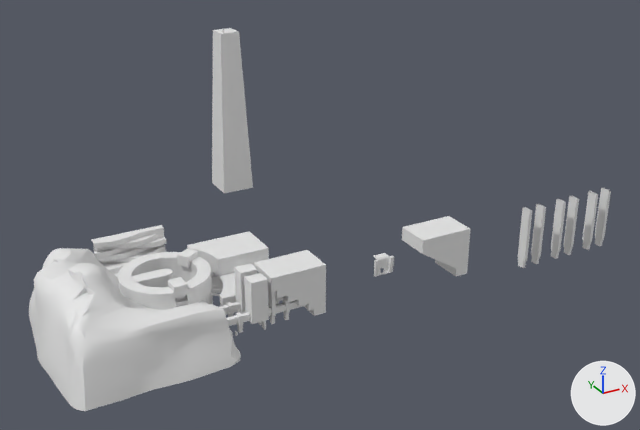
An edit to the Blender file Assets/Models/City/CityNewMaster.blend, drawn before and after from the same camera.
One viewpoint serves both versions: a 50 mm lens placed at (-148.0, -355.0, 233.0), pointed at (77.0, 53.0, 29.0). The lights are fixed; the arrows at lower right show +X, +Y and +Z.
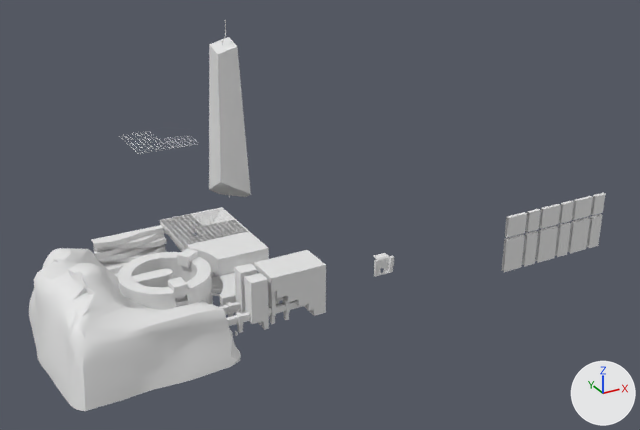
ob_plane_011 is not drawn itself; it is used by a modifier of ob_plane_009.

Edits to the bpy script that builds the scene:
```text
Change me_cube_025:
    where me_cube_025.from_pydata(...)  # 8 vertices, 6 faces; spans x -10.0..10.0, y -10.0..10.0, z 0.0..100.0
    verts and faces of me_cube_025; kept vertices keep their numbers, new ones are numbered from 8
    me_cube_025 part 1
    add delete_vertices([*range(0, 8)])  # with the faces that use them
    add verts[8] = (9.7, 10.1, 0.0)
    add verts[9] = (-6.6, -6.1, 93.0)  # pixel (217, 54)
    add verts[10] = (-6.5, 6.3, 96.4)  # pixel (209, 44)
    add verts[11] = (5.7, 6.1, 99.6)  # pixel (228, 36)
    add verts[12] = (5.8, -6.0, 96.4)  # pixel (237, 46)
    add verts[13] = (-10.1, 10.0, 4.5)  # pixel (209, 189)
    add verts[14] = (-3.0, 10.1, 0.0)  # pixel (219, 194)
    add verts[15] = (9.7, -2.5, 0.0)  # pixel (246, 197)
    add verts[16] = (9.5, -9.7, 4.5)  # pixel (250, 194)
    add verts[17] = (-9.7, -9.2, 16.0)  # pixel (220, 182)
    add faces += [(8, 15, 14), (9, 12, 11, 10), (8, 14, 13, 10, 11), (9, 10, 13, 17), (9, 17, 16, 12), (8, 11, 12, 16, 15)]
    add faces += [(13, 14, 15, 16, 17)]
Remove ob_cube_091:
    ob_cube_091 = bpy.data.objects.new('Cube.091', me_cube_062)
Remove ob_cube_090:
    ob_cube_090 = bpy.data.objects.new('Cube.090', me_cube_062)
Remove ob_cube_078:
    ob_cube_078 = bpy.data.objects.new('Cube.078', me_cube_053)
Remove ob_cube_062:
    ob_cube_062 = bpy.data.objects.new('Cube.062', me_cube_052)
Remove ob_cube_061:
    ob_cube_061 = bpy.data.objects.new('Cube.061', me_cube_052)
Remove ob_cube_060:
    ob_cube_060 = bpy.data.objects.new('Cube.060', me_cube_052)
Remove ob_cube_059:
    ob_cube_059 = bpy.data.objects.new('Cube.059', me_cube_052)
Remove ob_cube_058:
    ob_cube_058 = bpy.data.objects.new('Cube.058', me_cube_049)
Change ob_cube_026:
    ob_cube_026.location: (60.0, 140.0, 20.0) -> (50.0, 120.0, 20.0)
Change ob_cube_093:
    remove ob_cube_093.hide_set(True)  # its collection is switched off
Change ob_cube_092:
    remove ob_cube_092.hide_set(True)  # its collection is switched off
Change ob_cube_063:
    remove ob_cube_063.hide_set(True)  # its collection is switched off
Change ob_cube_088:
    remove ob_cube_088.hide_set(True)  # its collection is switched off
Change ob_cube_087:
    remove ob_cube_087.hide_set(True)  # its collection is switched off
Change ob_cube_083:
    remove ob_cube_083.hide_set(True)  # its collection is switched off
Add ob_plane_019:
    ob_plane_019 = bpy.data.objects.new('Plane.019', me_plane_023)  # 36 vertices, 0 faces, 34 loose edges; spans x -1.0..1.0, y -1.3..1.3, z 0.0..111.2; modifiers SKIN, SUBSURF
    ob_plane_019.location = (50.0, 120.0, 20.0)
Add ob_plane_009:
    ob_plane_009 = bpy.data.objects.new('Plane.009', me_plane_018)  # 1288 vertices, 1630 faces; spans x -1.0..38.4, y -1.0..38.4, z -10.0..0.0; modifiers BOOLEAN
    ob_plane_009.location = (1.0, 71.0, 20.0)
Add ob_plane_011:
    ob_plane_011 = bpy.data.objects.new('Plane.011', me_plane_020)  # 1217 vertices, 1152 faces; spans x 0.0..40.0, y 0.0..40.0, z -14.8..5.6
    ob_plane_011.location = (-0.0802, 69.43, 16.08)
    ob_plane_011.scale = (1.0, 1.0, 0.7)
Add ob_plane_010:
    ob_plane_010 = bpy.data.objects.new('Plane.010', me_plane_019)  # 336 vertices, 300 faces; spans x -40.0..0.0, y -40.0..0.0, z -10.0..0.0
    ob_plane_010.location = (40.0, 110.0, 20.0)
Add ob_plane_018:
    ob_plane_018 = bpy.data.objects.new('Plane.018', me_plane_021)  # 644 vertices, 493 faces; spans x -1.0..38.4, y -1.0..38.4, z 0.0
    ob_plane_018.location = (-1.0, 135.0, 54.0)
```

Changed parts and their boxes (x1, y1, x2, y2) in the pictures (640 x 430 px):
'Cube.026', reshaped, moved: before (212, 28, 253, 193); after (209, 37, 251, 197)
'Cube.058', deleted: before (402, 216, 470, 276)
'Plane.009', added: after (160, 214, 248, 252)
'Cube.063', shown: after (501, 212, 527, 272)
'Cube.092', shown: after (535, 204, 561, 263)
'Cube.093', shown: after (568, 196, 593, 254)
'Cube.083', shown: after (522, 209, 541, 267)
'Cube.087', shown: after (555, 201, 574, 257)
'Cube.088', shown: after (586, 193, 605, 248)
'Cube.061', deleted: before (518, 207, 532, 268)
'Cube.062', deleted: before (531, 204, 546, 264)
'Cube.060', deleted: before (551, 199, 566, 259)
'Cube.059', deleted: before (564, 196, 579, 255)
'Cube.091', deleted: before (595, 188, 611, 246)
'Cube.090', deleted: before (582, 191, 598, 250)
'Plane.010', added: after (162, 207, 249, 237)
'Plane.018', added: after (122, 131, 199, 153)
'Plane.019', added: after (222, 20, 230, 198)
